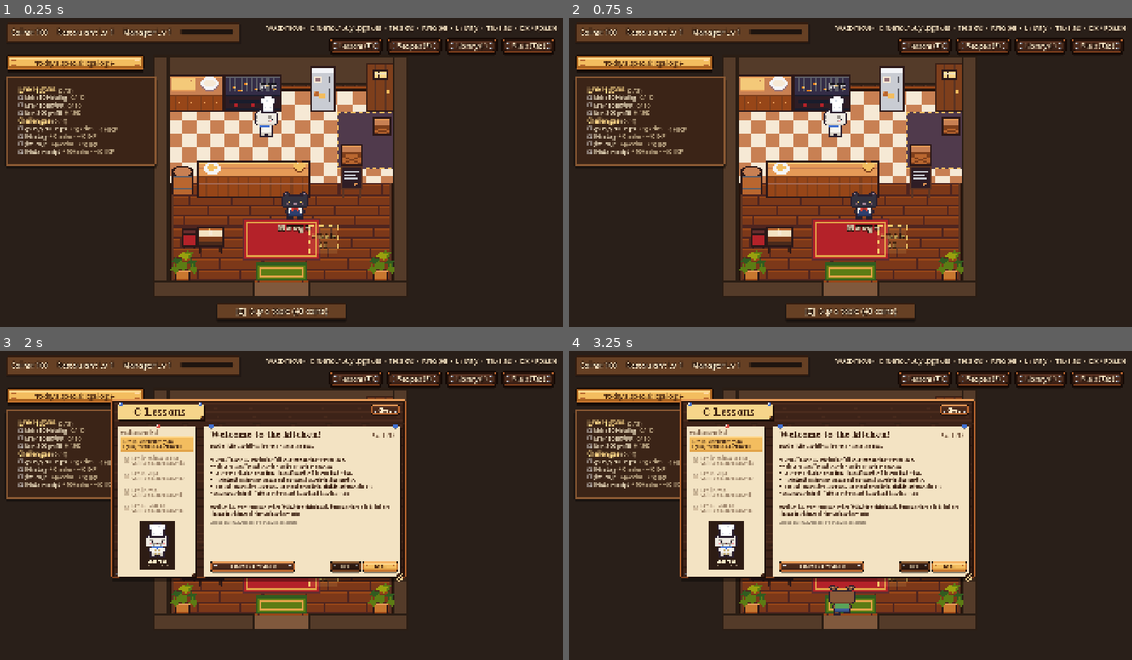
Above: before the commit, frames 1-4 (two rows, left to right).
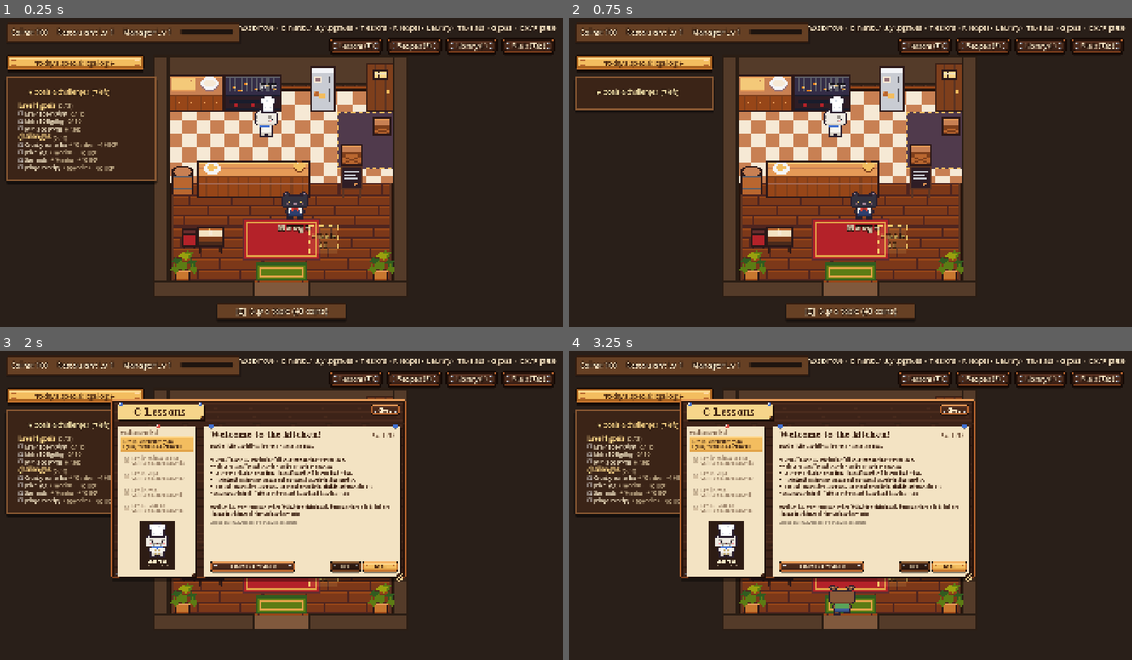
Above: after the commit, the same moments.

Repository: cgpatz/Byte-n-Bite
Game: Godot game, scene res://scenes/game/Game.tscn
Two runs of this game, one before a commit and one after it. Both use one fixed random seed, a clock stepped at 60 frames per second and the inputs below. This scene is started directly instead of the project's main scene.
Inputs (mouse positions are in pixels of both pictures, inside the frame that each line leads up to):
- Up to frame 1 (0.25 s): no input
- Up to frame 2 (0.75 s): click (647, 92) at 0.5 s, where only the run after the commit has a clickable "▾ Goals & Challenges (7 left)"
- Up to frame 3 (2 s): click (73, 425) at 1.25 s, where only the run after the commit has a clickable "▸ Goals & Challenges (7 left)"
- Up to frame 4 (3.25 s): click "Level 1 · Your First Program …" at 2 s; click "Level 1 · Your First Program …" at 2.75 s

The runs differ from the first frame. In frame 1, 2.9% of the frame differs, in the area x 1-99%, y 2-54%; in frame 2, 2.7%; in frame 3, 2.7%; in frame 4, 2.7%.

Commit message:
Goals & Challenges panel: open/close toggle (click header or press G), remembered in settings
Co-Authored-By: Claude Opus 5.5 <noreply@anthropic.com>
Claude-Session: https://claude.ai/code/session_01NeiSajwQCLTWBjc7kvo1js

Diff:
--- a/autoload/settings_manager.gd
+++ b/autoload/settings_manager.gd
@@ -14,6 +14,8 @@
 var code_window := Rect2()
 ## Floating windows (Lessons, Recipe Book, Library, Stats): name -> [x, y, scale].
 var windows := {}
+## Goals & Challenges list on the HUD: open or closed.
+var goals_open := true
 
 
 const MUSIC_PLAYER := preload("res://autoload/music_player.gd")
@@ -39,6 +41,7 @@
 	code_font_size = cfg.get_value("editor", "code_font_size", code_font_size)
 	code_window = cfg.get_value("editor", "code_window", code_window)
 	windows = cfg.get_value("editor", "windows", windows)
+	goals_open = cfg.get_value("editor", "goals_open", goals_open)
 
 
 func save_settings() -> void:
@@ -50,6 +53,7 @@
 	cfg.set_value("editor", "code_font_size", code_font_size)
 	cfg.set_value("editor", "code_window", code_window)
 	cfg.set_value("editor", "windows", windows)
+	cfg.set_value("editor", "goals_open", goals_open)
 	cfg.save(PATH)
 
 
--- a/scenes/ui/hud/hud.gd
+++ b/scenes/ui/hud/hud.gd
@@ -20,6 +20,7 @@
 var _special: Button
 ## Goals + challenges checklist (top left).
 var _goals: PanelContainer
+var _goals_toggle: Button
 var _chal_label: RichTextLabel
 const LevelChallenges := preload("res://systems/challenges/level_challenges.gd")
 const LevelGoals := preload("res://systems/goals/level_goals.gd")
@@ -38,7 +39,7 @@
 	_build_challenges()
 	var hint := get_node_or_null("ControlsHint") as Label
 	if hint:
-		hint.text = "WASD move  ·  E interact / buy upgrades  ·  T lessons  ·  R recipes  ·  L library  ·  Tab stats  ·  Esc / P pause"
+		hint.text = "WASD move  ·  E interact / buy upgrades  ·  T lessons  ·  R recipes  ·  L library  ·  Tab stats  ·  G goals  ·  Esc / P pause"
 		hint.offset_left = -1100
 	_add_icon(money_label, "coin")
 	_add_icon(level_label, "restaurant")
@@ -156,11 +157,42 @@
 	_chal_label.add_theme_font_size_override("normal_font_size", 18)
 	_chal_label.add_theme_font_size_override("bold_font_size", 20)
 	_chal_label.mouse_filter = Control.MOUSE_FILTER_PASS
-	_goals.add_child(_chal_label)
+	# Header button: click (or press G) to open / close the list.
+	var box := VBoxContainer.new()
+	box.add_theme_constant_override("separation", 4)
+	_goals.add_child(box)
+	_goals_toggle = Button.new()
+	_goals_toggle.flat = true
+	_goals_toggle.alignment = HORIZONTAL_ALIGNMENT_LEFT
+	_goals_toggle.focus_mode = Control.FOCUS_NONE
+	_goals_toggle.add_theme_font_size_override("font_size", 20)
+	_goals_toggle.add_theme_color_override("font_color", Color(1, 0.85, 0.54))
+	_goals_toggle.add_theme_color_override("font_hover_color", Color(1, 0.93, 0.7))
+	_goals_toggle.tooltip_text = "Show / hide goals and challenges (G)"
+	_goals_toggle.pressed.connect(toggle_goals)
+	box.add_child(_goals_toggle)
+	box.add_child(_chal_label)
 	GameState.challenge_completed.connect(func(_l, _i): _refresh_challenges())
 	GameState.goal_reached.connect(func(_l, _i): _refresh_challenges())
 	GameState.stats_changed.connect(_refresh_challenges)
 	_refresh_challenges()
+
+
+## Opens / closes the goals and challenges list (remembered between games).
+func toggle_goals() -> void:
+	SettingsManager.goals_open = not SettingsManager.goals_open
+	SettingsManager.save_settings()
+	_refresh_challenges()
+
+
+func _unhandled_key_input(event: InputEvent) -> void:
+	if event is InputEventKey and event.pressed and not event.echo and event.physical_keycode == KEY_G \
+			and _goals != null and _goals.visible:
+		var f := get_viewport().gui_get_focus_owner()
+		if f is TextEdit or f is LineEdit:
+			return
+		get_viewport().set_input_as_handled()
+		toggle_goals()
 
 
 func _refresh_challenges() -> void:
@@ -194,6 +226,10 @@
 	if lv < GameState.MAX_RESTAURANT_LEVEL and GameState.goals_left(lv).is_empty() and GameState.challenges_left(lv).is_empty():
 		t += "[color=#9fd18a]All done: upgrade at the chalkboard![/color]"
 	_chal_label.text = t.strip_edges()
+	var open: bool = SettingsManager.goals_open
+	var left: int = GameState.goals_left(lv).size() + GameState.challenges_left(lv).size()
+	_goals_toggle.text = "%s  Goals & Challenges  (%d left)" % ["▾" if open else "▸", left]
+	_chal_label.visible = open
 	_goals.tooltip_text = "\n\n".join(tips) if not tips.is_empty() else "Goals count dishes sold and coins earned at this level."
 	_goals.reset_size()
 
Not shown, added: assets/decor/chair.png.import
Not shown, added: assets/decor/family_table.png.import
Not shown, added: assets/decor/table.png.import
